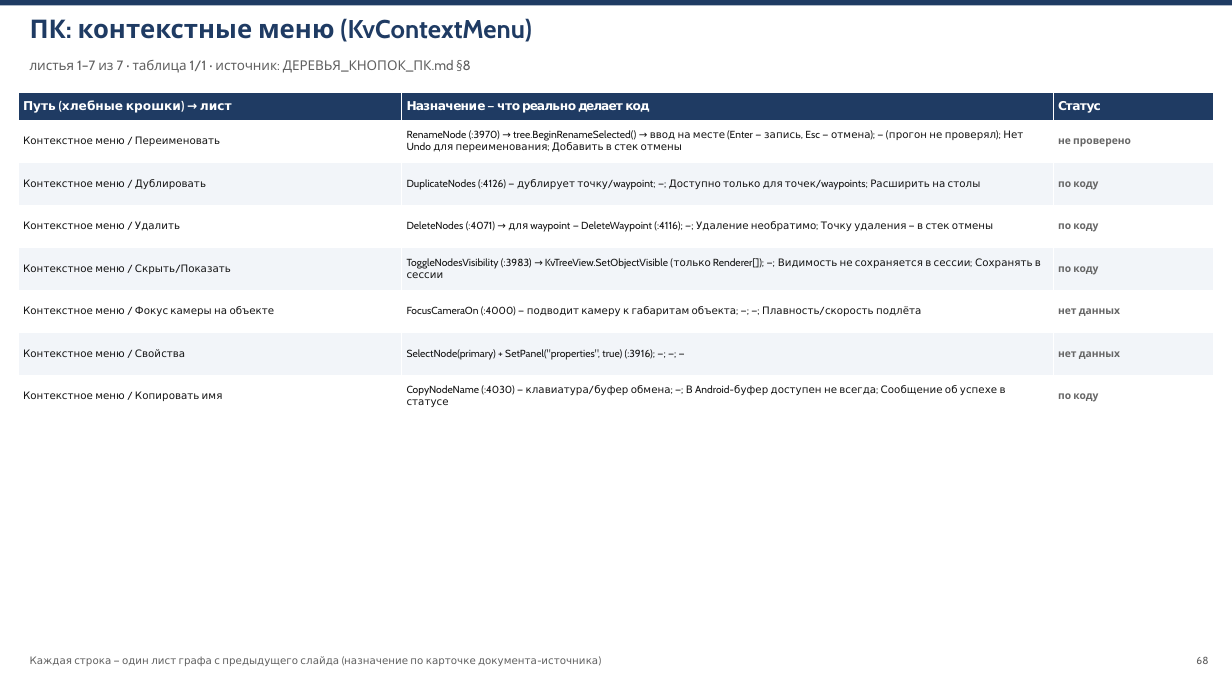
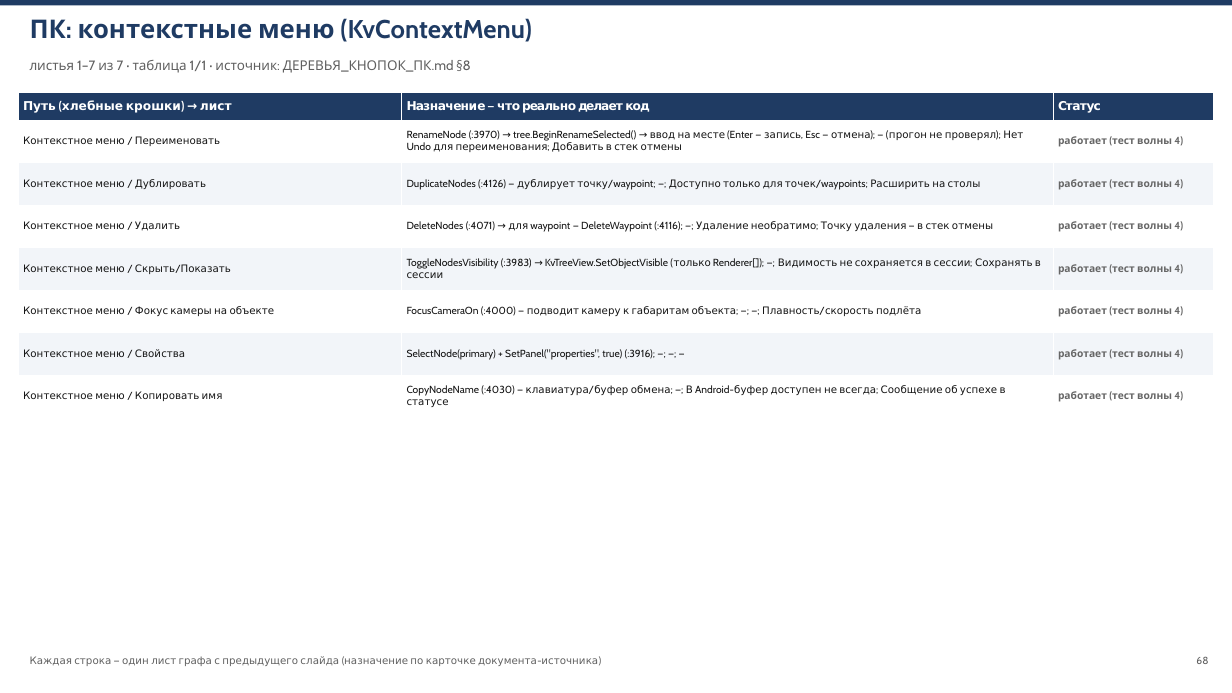
Before and after one commit to V1iktorK/KazistovVv, a slide deck: slide 68 of Docs/КОНСПЕКТ_КНОПОК.pptx. Drawn at 1232x693 pixels with LibreOffice and Linux fonts; fonts in the diff are those of the drawing. Boxes give left, top, right and bottom in pixels: in the first picture for what was removed or moved away, otherwise in the second. Text is boxed around its words. In the diff, an @@ line names an element or a change of style, - is before the commit and + after.

```diff
--- a/Docs/КОНСПЕКТ_КНОПОК.pptx
+++ b/Docs/КОНСПЕКТ_КНОПОК.pptx
@@ table at (x1=18, y1=92, x2=1214, y2=418) @@
-row 2, column 3: не проверено
+row 2, column 3: работает (тест волны 4)
-row 3, column 3: по коду
+row 3, column 3: работает (тест волны 4)
-row 4, column 3: по коду
+row 4, column 3: работает (тест волны 4)
-row 5, column 3: по коду
+row 5, column 3: работает (тест волны 4)
-row 6, column 3: нет данных
+row 6, column 3: работает (тест волны 4)
-row 7, column 3: нет данных
+row 7, column 3: работает (тест волны 4)
-row 8, column 3: по коду
+row 8, column 3: работает (тест волны 4)
```
Also in this commit, not shown: 19 other slides changed, 1 other file.
